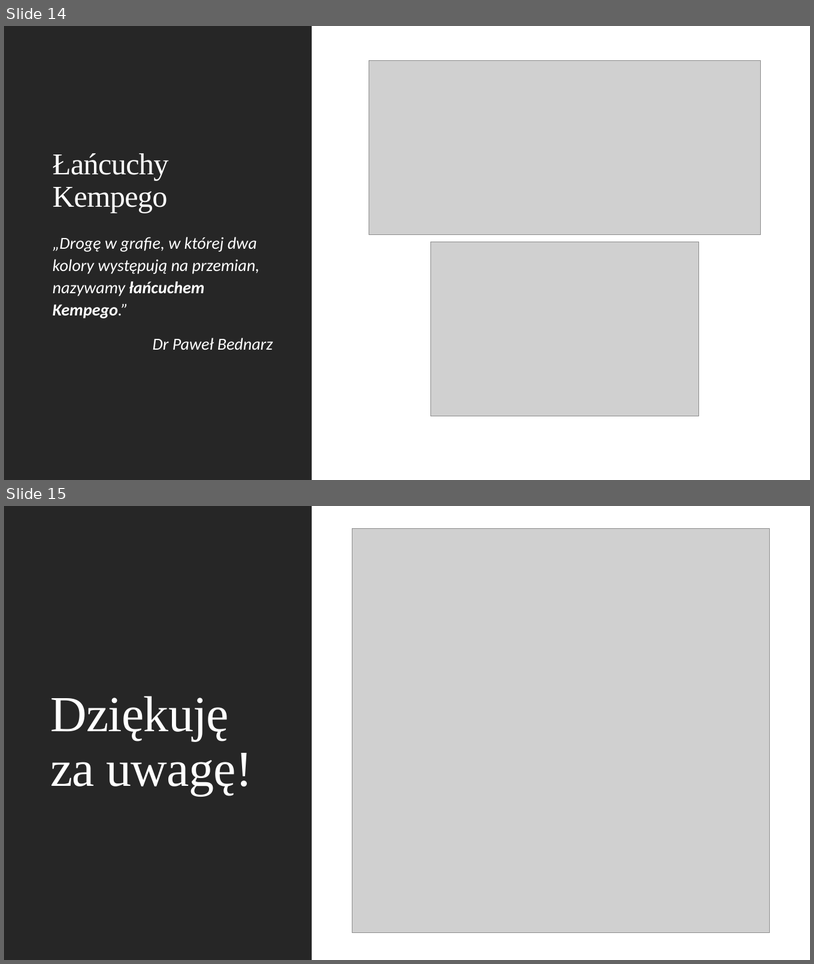
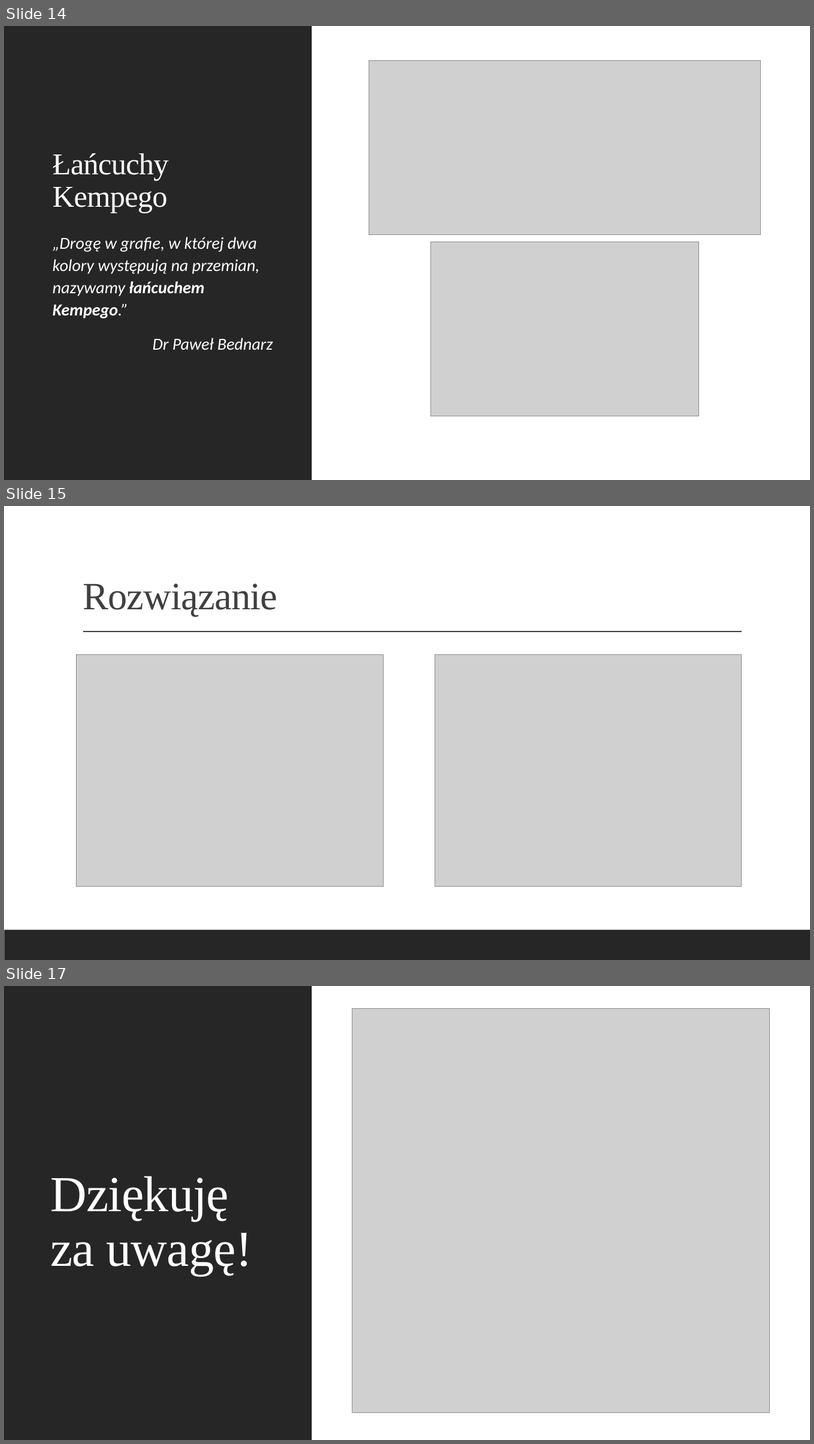
Before and after one commit to FrightenedFox/graph-coloring, a slide deck: Kolorowanie.pptx. Shown one above the other, each under a label of ours: slides 14 and 15 before the commit, slides 14, 15 and 17 after it; the slides between them are not shown. The pictures are 814x964 and 814x1444 pixels, drawn with LibreOffice and Linux fonts; fonts in the diff are those of the drawing; grey boxes stand for pictures. Boxes give left, top, right and bottom in pixels: in the first picture for what was removed or moved away, otherwise in the second. Text is boxed around its words. In the diff, an @@ line names an element or a change of style, - is before the commit and + after.

```diff
--- a/Kolorowanie.pptx
+++ b/Kolorowanie.pptx
@@ slide 15 added at box(4, 506, 810, 960), background #FFFFFF @@
@@ title added at box(83, 583, 278, 616), 46 pt, text #404040 @@
+Rozwiązanie
@@ line added from (83, 632) to (743, 632), #404040 1 pt @@
@@ picture added at box(77, 655, 383, 886) @@
@@ picture added at box(435, 655, 742, 886) @@
@@ rectangle added at box(4, 930, 810, 960), fill #262626 @@
@@ what was slide 15 is now slide 17 @@
```
Also in this commit, not shown: 1 other slide added, 3 other files.
